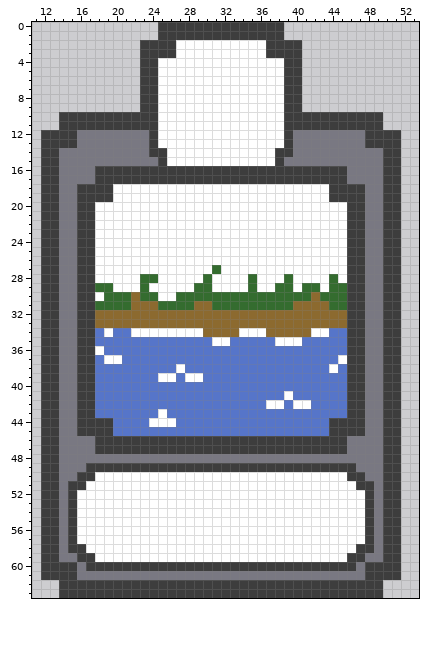
Edited in one commit: pixel-art sprite (src/images/card-river.png). Above is the file before it was changed.
The file is 64x64 pixels. Shown: x 11..53, y 0..63.
New version:
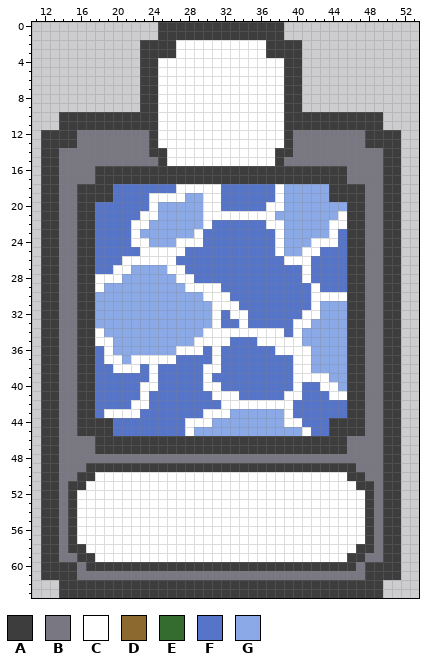
Palette (. is transparent): A #3d3d3d  B #797882  C #ffffff  D #8c6a2f  E #346c2f  F #5675c9  G #8ba9e6
What changed:
The author changed colour D to colour C in rows 30 to 31 at x 42; in row 32 at x 31, 33 to 34 and 41 to 42; in row 33 at x 31, 34 and 40 to 41; in row 34 at x 30 to 33, 37 to 38 and 40.
The author changed colour E to colour C in row 29 at x 18, 29 to 30 and 42; in row 30 at x 30 to 32 and 43 to 45; in row 31 at x 31 to 33.
The author changed colour F to colour C in row 34 at x 18; in row 35 at x 18 to 19, 29 to 30 and 36 to 37; in row 36 at x 19, 27 to 29, 31 and 38 to 41; in row 37 at x 22 to 26, 31 and 40 to 41; in row 38 at x 20 to 22, 24, 30 to 31 and 40 to 41; in row 39 at x 24, 30 and 40 to 43.
The author changed colour F to colour C in row 40 at x 23 to 24, 30 to 31, 40 and 43 to 44; in row 41 at x 23, 31 to 33, 40 and 44 to 45; in row 42 at x 22 to 23, 32 to 36 and 39; in row 43 at x 19 to 22, 30 to 32 and 39; in row 44 at x 28 to 30 and 39 to 40; in row 45 at x 28 and 41.
The author changed colour C to colour F in row 18 at x 20 to 26 and 32 to 37; in row 19 at x 20 to 23 and 32 to 37; in row 20 at x 18 to 23 and 32 to 36; in row 21 at x 18 to 22; in row 22 at x 18 to 21 and 31 to 36; in rows 23 to 24 at x 18 to 21, 30 to 37 and 45.
The author changed colour C to colour F in row 25 at x 18 to 22, 28 to 37 and 43 to 45; in row 26 at x 18 to 20, 27 to 38 and 42 to 45; in row 27 at x 18 to 19, 28 to 30, 32 to 40 and 42 to 45; in row 28 at x 29, 31 to 34, 36 to 38, 40, 42 to 43 and 45; in row 29 at x 32 to 34, 36 to 37, 40 and 43; in row 36 at x 18.
The author changed colour C to colour F in row 38 at x 27; in row 39 at x 25 to 26 and 28 to 29; in row 42 at x 40 to 41; in row 43 at x 25; in row 44 at x 24 to 26.
The author changed colour D to colour F in row 31 at x 40 to 41; in row 32 at x 32 and 35 to 40; in row 33 at x 32 to 33 and 35 to 39; in row 34 at x 39.
The author changed colour E to colour F in row 27 at x 31; in row 28 at x 30, 35, 39 and 44; in row 29 at x 35, 38 to 39, 41 and 44 to 45; in row 30 at x 33 to 41; in row 31 at x 34 to 39.
The author changed colour C to colour G in row 18 at x 39 to 43; in row 19 at x 28 to 29 and 39 to 43; in row 20 at x 25 to 29 and 39 to 45; in row 21 at x 25 to 29 and 38 to 44; in row 22 at x 24 to 29 and 39 to 43; in row 23 at x 23 to 28 and 39 to 43.
The author changed colour C to colour G in row 24 at x 24 to 26 and 39 to 41; in row 25 at x 39 to 40; in row 27 at x 22 to 25; in row 28 at x 21 to 22 and 25 to 26; in row 29 at x 20 to 22 and 24 to 27; in row 30 at x 18 and 25 to 26.
The author changed colour C to colour G in row 34 at x 19, 22 to 29 and 42 to 43; in row 37 at x 45; in row 38 at x 44.
The author changed colour D to colour G in row 30 at x 22; in row 31 at x 22 to 24, 29 to 30 and 43; in row 32 at x 18 to 30 and 43 to 45; in row 33 at x 18 to 30 and 42 to 45; in row 34 at x 41.
The author changed colour E to colour G in row 28 at x 23 to 24; in row 29 at x 19 and 23; in row 30 at x 19 to 21, 23 to 24 and 27 to 29; in row 31 at x 18 to 21, 25 to 28 and 44 to 45.
The author changed colour F to colour G in row 34 at x 20 to 21 and 44 to 45; in row 35 at x 20 to 28 and 41 to 45; in row 36 at x 20 to 26 and 42 to 45; in row 37 at x 21 and 42 to 44; in row 38 at x 42 to 43 and 45; in row 39 at x 44 to 45.
The author changed colour F to colour G in row 40 at x 45; in row 43 at x 33 to 38; in row 44 at x 31 to 38; in row 45 at x 29 to 40.
